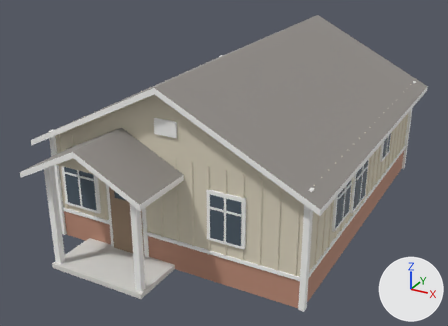
A saved change to the glTF model public/models/peach-craftsman.glb.
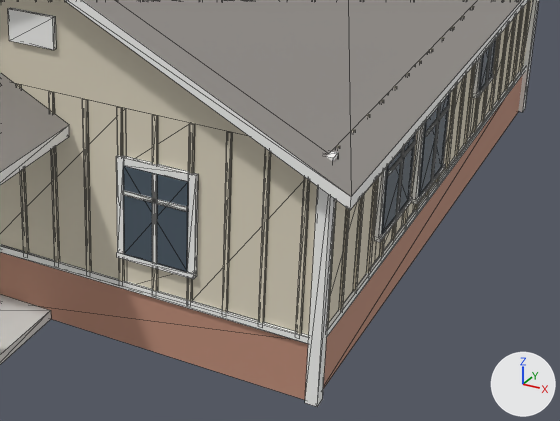
There are two pictures of each version: one whole from a camera (50 mm lens) standing at (7.18, -14.04, 8.27) and looking at (-0.27, -0.49, 1.5), one close up on the part from 33% to 94% of the width and 35% to 98% of the height. The axes (+X, +Y, +Z) are drawn at lower right. The lights are the same throughout. The first two pictures are the older version. The close-ups show mesh edges as thin lines. Vertices at exactly the same position are counted once.

Names of what the first close-up shows: 'The Peach (craftsman)'.
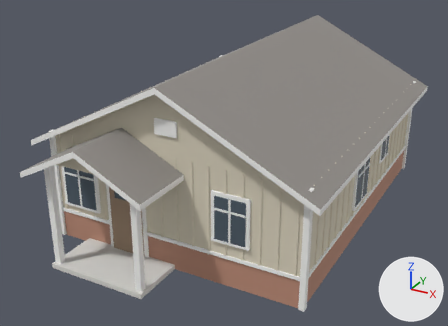
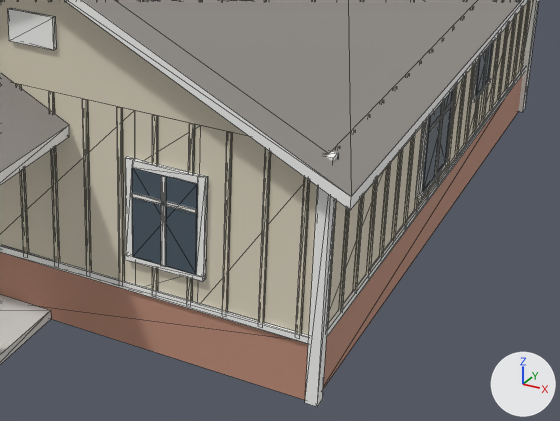
What differs and where, as boxes (x1, y1, x2, y2) in the close-ups (560 x 421 px; the box of a moved part takes in the faces that stretch with it):
part 1 of me_peach_craftsman, moved or reshaped
    before: (152, 174, 157, 264)
    after: (161, 176, 166, 267)
part 2 of me_peach_craftsman, moved or reshaped
    before: (123, 190, 187, 212)
    after: (131, 193, 197, 214)
part 3 of me_peach_craftsman, moved or reshaped
    before: (431, 104, 441, 182)
    after: (434, 101, 444, 178)
part 4 of me_peach_craftsman, moved or reshaped
    before: (425, 105, 450, 136)
    after: (429, 100, 453, 131)
part 5 of me_peach_craftsman, moved or reshaped
    before: (485, 44, 492, 85)
    after: (482, 48, 489, 88)
part 6 of me_peach_craftsman, deleted
    before: (388, 140, 416, 176)
part 7 of me_peach_craftsman, deleted
    before: (396, 148, 404, 218)
part 8 of me_peach_craftsman, moved or reshaped
    both: (328, 0, 532, 323)
part 9 of me_peach_craftsman, moved or reshaped
    both: (0, 83, 317, 335)

What the commit changed:
me_peach_craftsman is used by ob_the_peach__craftsman; location (0.0, 0.0, 0.0).
me_peach_craftsman had 1303 vertices, 2151 faces and spanned x -3.73..3.73, y -5.23..5.33, z 0.0..4.57.
me_peach_craftsman now has 1221 vertices, 1989 faces and spans x -3.73..3.73, y -5.23..5.33, z 0.0..4.57.
me_peach_craftsman part 1: the loose piece of 8 vertices spanning x 1.47..1.52, y -3.66..-3.65, z 1.19..2.25 is moved by (0.11, 0.0, 0.0).
me_peach_craftsman part 2: the loose piece of 8 vertices spanning x 1.11..1.87, y -3.66..-3.65, z 1.92..1.97 is moved by (0.11, 0.0, 0.0).
me_peach_craftsman part 3: the loose piece of 8 vertices spanning x 3.42..3.43, y -0.1..-0.05, z 1.03..2.25 is moved by (0.0, 0.15, 0.0).
me_peach_craftsman part 4: the loose piece of 8 vertices spanning x 3.42..3.43, y -0.54..0.38, z 1.84..1.89 is moved by (0.0, 0.15, 0.0).
me_peach_craftsman part 5: the loose piece of 8 vertices spanning x 3.42..3.43, y 2.18..2.23, z 1.49..2.25 is moved by (0.0, -0.15, 0.0).
me_peach_craftsman part 6: the loose piece of 8 vertices spanning x 3.42..3.43, y -1.88..-0.96, z 1.92..1.97 is deleted.
me_peach_craftsman part 7: the loose piece of 8 vertices spanning x 3.42..3.43, y -1.45..-1.4, z 1.19..2.25 is deleted.
me_peach_craftsman part 8: 48 vertices moved from x 3.35..3.42, y -1.88..0.47, z 0.75..2.9 to x 3.35..3.42, y -0.38..2.45, z 0.75..2.9; 89 vertices removed from x 3.35..3.42, y -1.97..2.6, z 0.75..2.9; 23 vertices added at x 3.35..3.42, y -0.47..2.45, z 0.75..2.9.
me_peach_craftsman part 9: 30 vertices moved from x 1.02..1.96, y -3.65..-3.58, z 0.75..2.9 to x 1.13..2.07, y -3.65..-3.58, z 0.75..2.9; 8 vertices removed from x 1.87, y -3.61..-3.58, z 0.75..2.9; 8 vertices added at x 1.91..1.98, y -3.61..-3.58, z 0.75..2.9.
Other edits to the shape of me_peach_craftsman do not show in these pictures.
